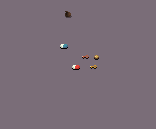
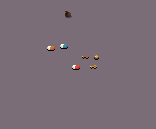
Revision of a layered 156 × 129 image; what changed, layer by layer:
added group "Pills" with 3 layers above "Sack.png" over [47, 46, 55, 51]
added layer "OrangePill.png" in group "Pills" over [47, 46, 55, 51]
